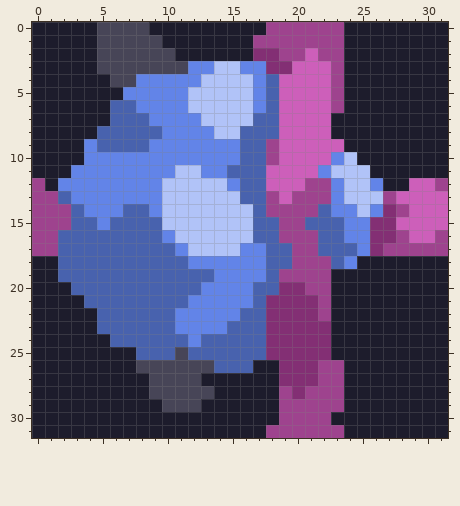
Two states of a pixel-art sprite, assets/sprites/blocks/environment/Kallistea/eadstal-biome/fenspor-strands-floor6.png. The picture above was drawn from the file before the commit.
The file is 32x32 pixels.
After:
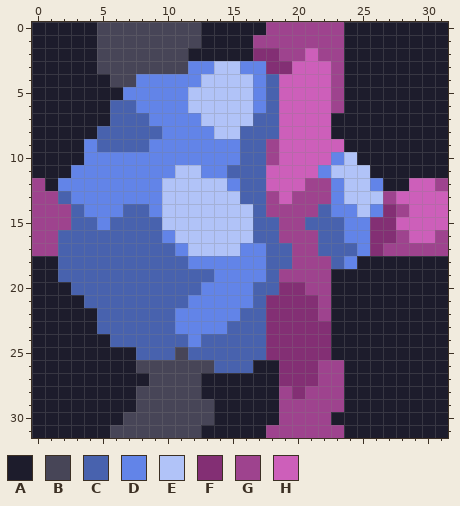
Palette (. is transparent): A #1d1c2c  B #474557  C #4862ae  D #6284e8  E #b1c3f8  F #832f74  G #9e438e  H #cd5fba
Change:
{"y":0,"x":9,"old":"AAAA","new":"BBBB"}
{"y":1,"x":10,"old":"AAA","new":"BBB"}
{"y":2,"x":11,"old":"A","new":"B"}
{"y":28,"x":8,"old":"A","new":"B"}
{"y":28,"x":13,"old":"B","new":"A"}
{"y":29,"x":8,"old":"AA","new":"BB"}
{"y":29,"x":13,"old":"A","new":"B"}
{"y":30,"x":7,"old":"AAAAAAA","new":"BBBBBBB"}
{"y":31,"x":6,"old":"AAAAAAA","new":"BBBBBBB"}
